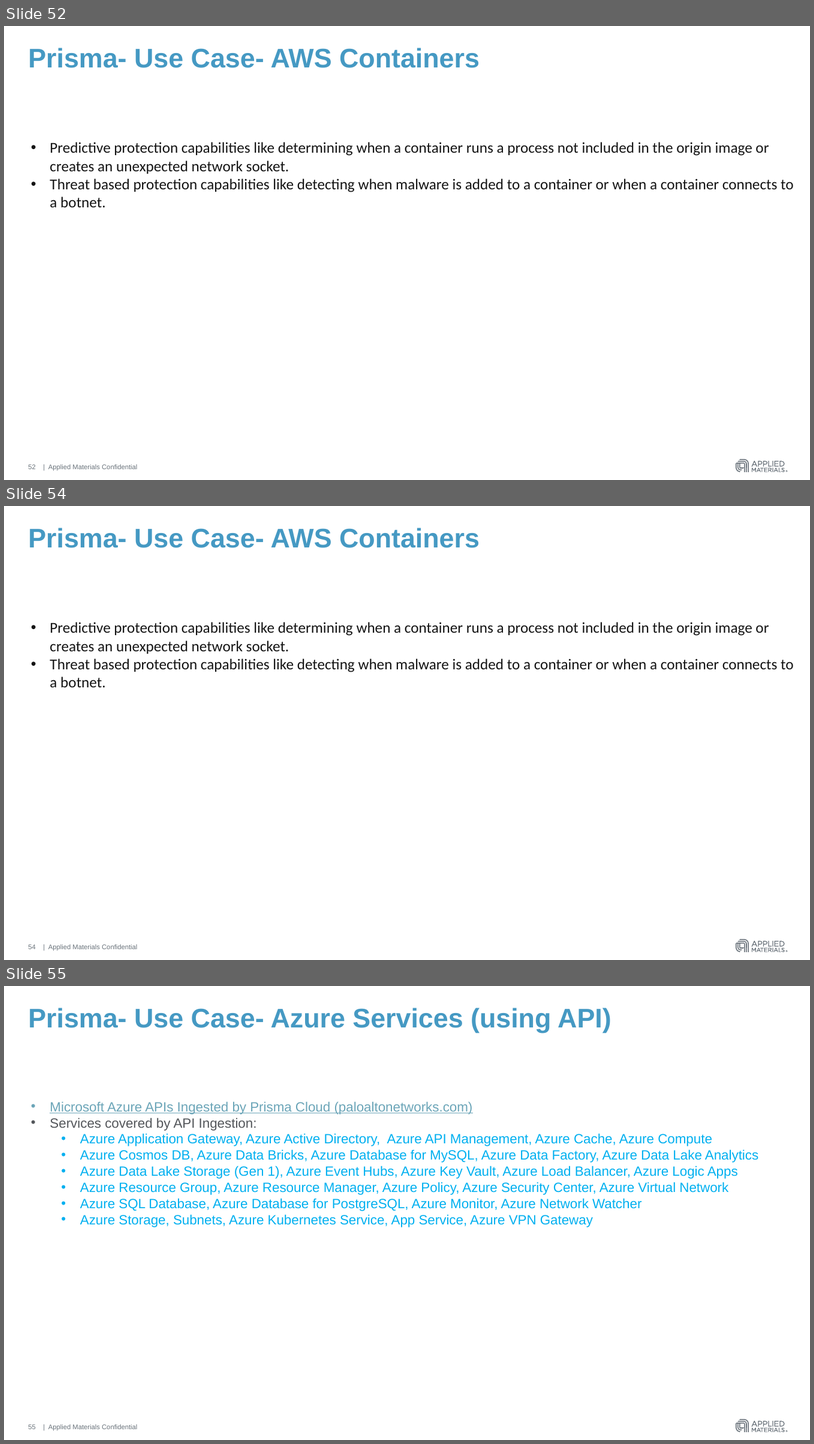
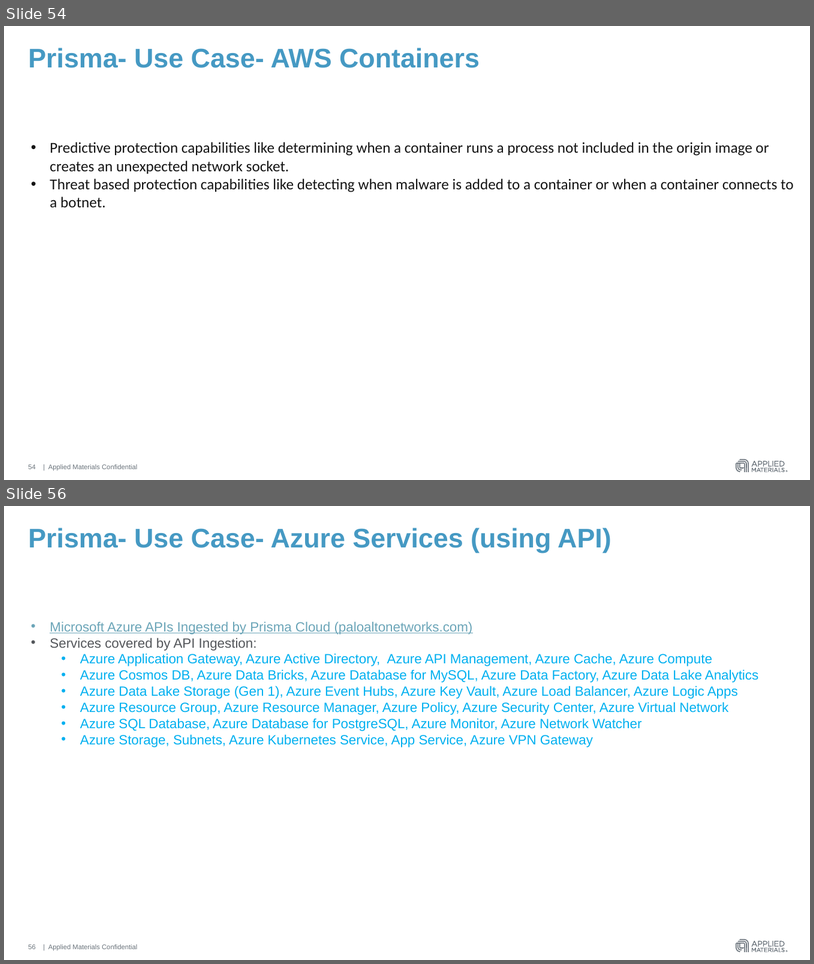
Before and after one commit to hmahajanHM/mytestrepo, a slide deck: AWS Guard Duty & Azure Security Center.pptx. Shown one above the other, each under a label of ours: slides 52, 54 and 55 before the commit, slides 54 and 56 after it; the slides between them are not shown. The pictures are 814x1444 and 814x964 pixels, drawn with LibreOffice and Linux fonts; fonts in the diff are those of the drawing. Boxes give left, top, right and bottom in pixels: in the first picture for what was removed or moved away, otherwise in the second. Text is boxed around its words. In the diff, an @@ line names an element or a change of style, - is before the commit and + after.

```diff
--- a/AWS Guard Duty & Azure Security Center.pptx
+++ b/AWS Guard Duty & Azure Security Center.pptx
@@ slide 54 removed at (x1=4, y1=506, x2=810, y2=960), background #FFFFFF; not listed: 4 template elements that a slide beside it also shows @@
@@ title removed at (x1=28, y1=528, x2=480, y2=548) @@
-Prisma- Use Case- AWS Containers
@@ text removed at (x1=50, y1=622, x2=794, y2=687) @@
-• Predictive protection capabilities like determining when a container runs a process not included in the origin image or creates an unexpected network socket.
-• Threat based protection capabilities like detecting when malware is added to a container or when a container connects to a botnet.
@@ page number removed at (x1=28, y1=944, x2=35, y2=949) @@
-54
@@ what was slide 52 is now slide 54 @@
@@ page number at (x1=28, y1=464, x2=35, y2=469): text changed @@
-52
+54
@@ what was slide 55 is now slide 56 @@
```
Also in this commit, not shown: 2 slides changed, 2 slides added.
